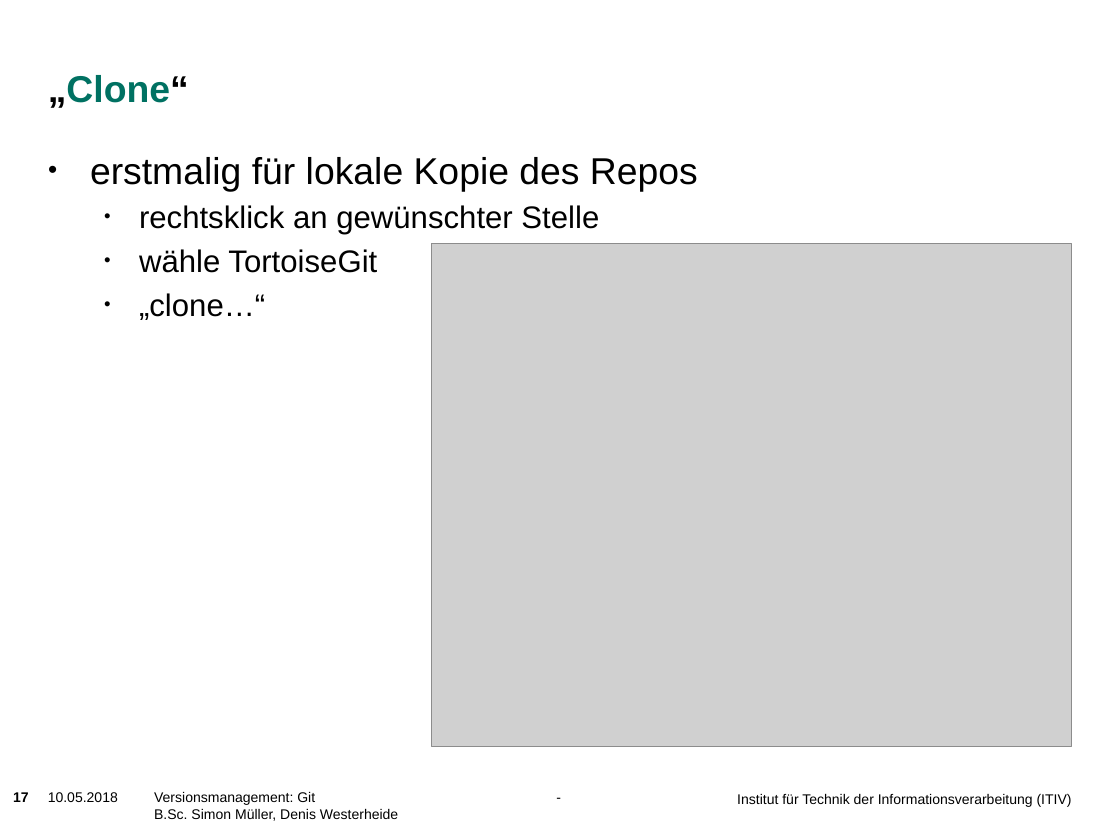
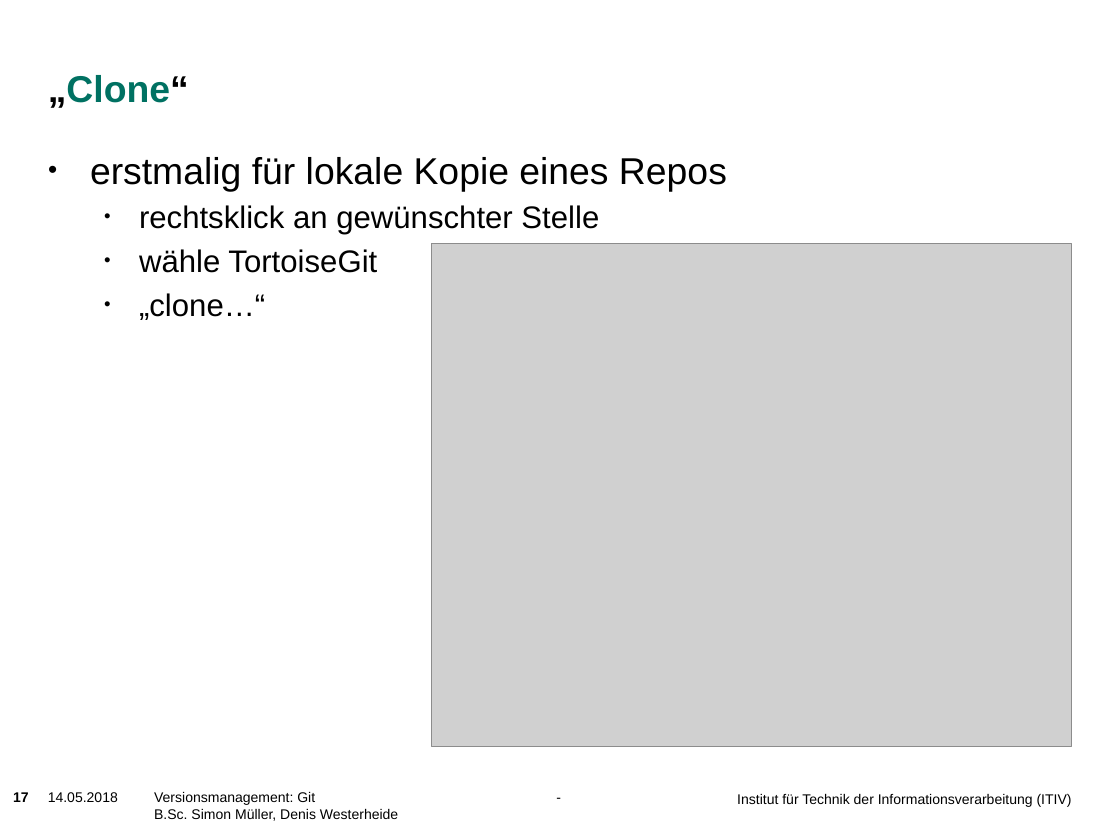
Before and after one commit to muellesi/PSE_2018, a slide deck: slide 17 of Präsentation/09_Versionsmanagement_Git.pptx. Drawn at 1120x840 pixels with LibreOffice and Linux fonts; fonts in the diff are those of the drawing; grey boxes stand for pictures; background and template pictures are left out. Boxes give left, top, right and bottom in pixels: in the first picture for what was removed or moved away, otherwise in the second. Text is boxed around its words. In the diff, an @@ line names an element or a change of style, - is before the commit and + after.

```diff
--- a/Präsentation/09_Versionsmanagement_Git.pptx
+++ b/Präsentation/09_Versionsmanagement_Git.pptx
@@ text at [90, 157, 727, 191]: text changed @@
-• erstmalig für lokale Kopie des Repos
+• erstmalig für lokale Kopie eines Repos
@@ text at [48, 792, 118, 802]: text changed @@
-10.05.2018
+14.05.2018
```
Also in this commit, not shown: 29 other slides changed, 1 slide added.
